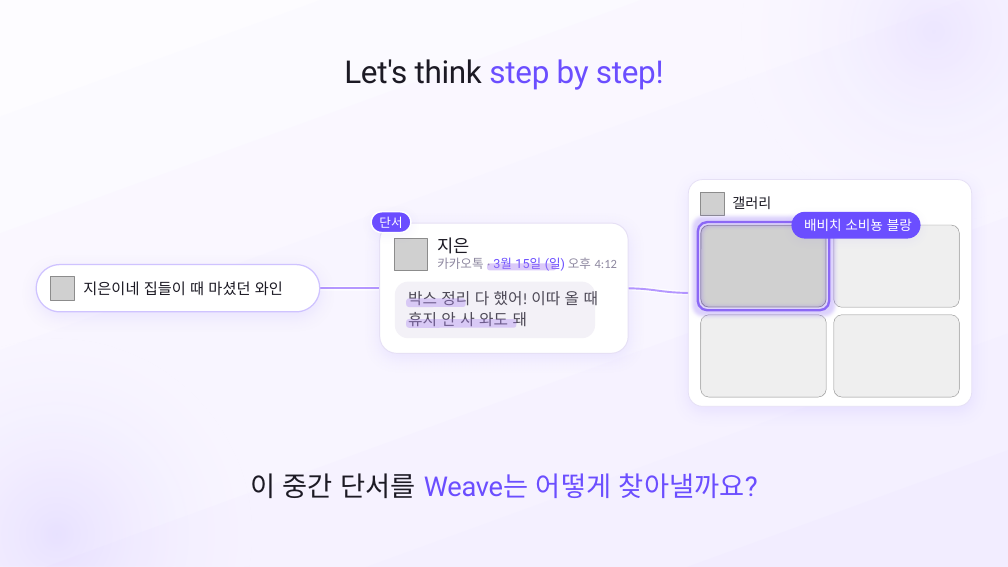
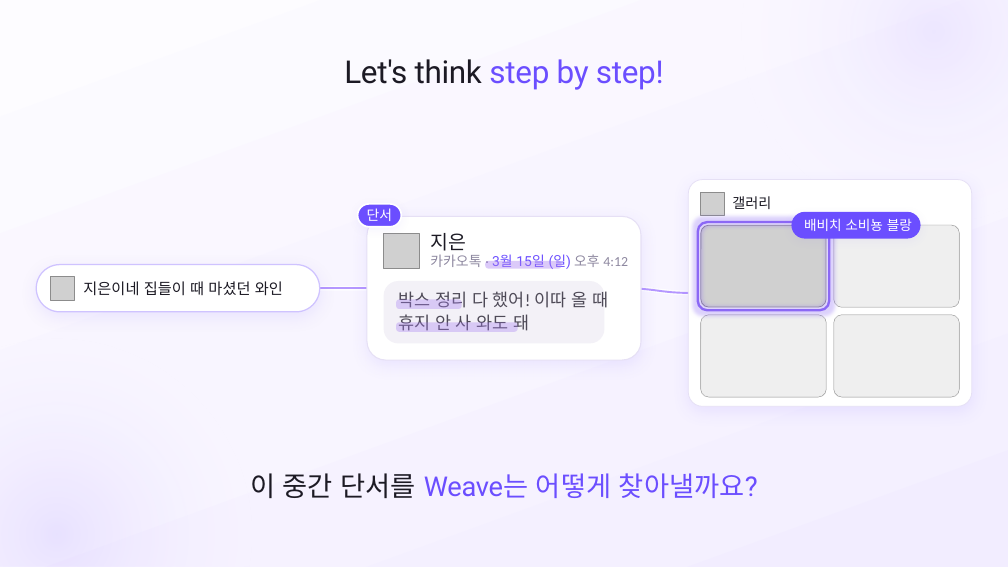
Before and after one commit to SB-Jo/t3, a slide deck: slide 11 of weave/결선준비/09_HowItWorks/HowItWorks_Argon_claude.pptx. Drawn at 1008x567 pixels with LibreOffice and Linux fonts; fonts in the diff are those of the drawing; grey boxes stand for pictures. Boxes give left, top, right and bottom in pixels: in the first picture for what was removed or moved away, otherwise in the second. Text is boxed around its words. In the diff, an @@ line names an element or a change of style, - is before the commit and + after.

```diff
--- a/weave/결선준비/09_HowItWorks/HowItWorks_Argon_claude.pptx
+++ b/weave/결선준비/09_HowItWorks/HowItWorks_Argon_claude.pptx
@@ text "단서" at <box>367,208,393,221</box>: size 12 to 13.2 pt @@
@@ text "단서": place and size @@
-text "단서" at <box>379,216,402,228</box>
+text "단서" at <box>367,208,393,221</box>
@@ rounded rectangle: place and size @@
-rounded rectangle at <box>371,212,411,233</box>
+rounded rectangle at <box>358,204,402,227</box>
@@ rounded rectangle at <box>358,204,402,227</box>: outline #FFFFFF 1.44 pt to #FFFFFF 1.59 pt @@
@@ rounded rectangle: place and size @@
-rounded rectangle at <box>380,223,628,353</box>
+rounded rectangle at <box>367,216,640,360</box>
@@ rounded rectangle at <box>367,216,640,360</box>: outline #E6E0F5 0.9 pt to #E6E0F5 0.99 pt @@
@@ picture: place and size @@
-picture at <box>395,238,426,270</box>
+picture at <box>383,233,419,268</box>
@@ text "지은": place and size @@
-text "지은" at <box>437,237,469,259</box>
+text "지은" at <box>430,233,466,255</box>
@@ text "지은" at <box>430,233,466,255</box>: size 16.8 to 18.5 pt @@
@@ text "카카오톡 · 3월 15일 (일) ...": place and size @@
-text "카카오톡 · 3월 15일 (일) ..." at <box>437,257,617,273</box>
+text "카카오톡 · 3월 15일 (일) ..." at <box>430,253,628,270</box>
@@ text "카카오톡 · 3월 15일 (일) ..." at <box>430,253,628,270</box>: size 12 to 13.2 pt @@
@@ rounded rectangle: place and size @@
-rounded rectangle at <box>487,263,557,270</box>
+rounded rectangle at <box>485,261,562,268</box>
@@ rounded rectangle: place and size @@
-rounded rectangle at <box>395,282,595,339</box>
+rounded rectangle at <box>383,281,604,344</box>
@@ rounded rectangle: place and size @@
-rounded rectangle at <box>406,299,466,307</box>
+rounded rectangle at <box>396,299,462,309</box>
@@ text "박스 정리 다 했어! 이따 ...": place and size @@
-text "박스 정리 다 했어! 이따 ..." at <box>408,291,598,305</box>
+text "박스 정리 다 했어! 이따 ..." at <box>398,291,608,308</box>
@@ text "박스 정리 다 했어! 이따 ..." at <box>398,291,608,308</box>: size 15 to 16.5 pt @@
@@ rounded rectangle: place and size @@
-rounded rectangle at <box>406,319,516,327</box>
+rounded rectangle at <box>396,322,518,332</box>
@@ text "휴지 안 사 와도 돼" at <box>398,314,530,331</box>: size 15 to 16.5 pt @@
@@ text "휴지 안 사 와도 돼": place and size @@
-text "휴지 안 사 와도 돼" at <box>408,312,527,326</box>
+text "휴지 안 사 와도 돼" at <box>398,314,530,331</box>
```
Also in this commit, not shown: 1 other slide changed, 39 other files.
